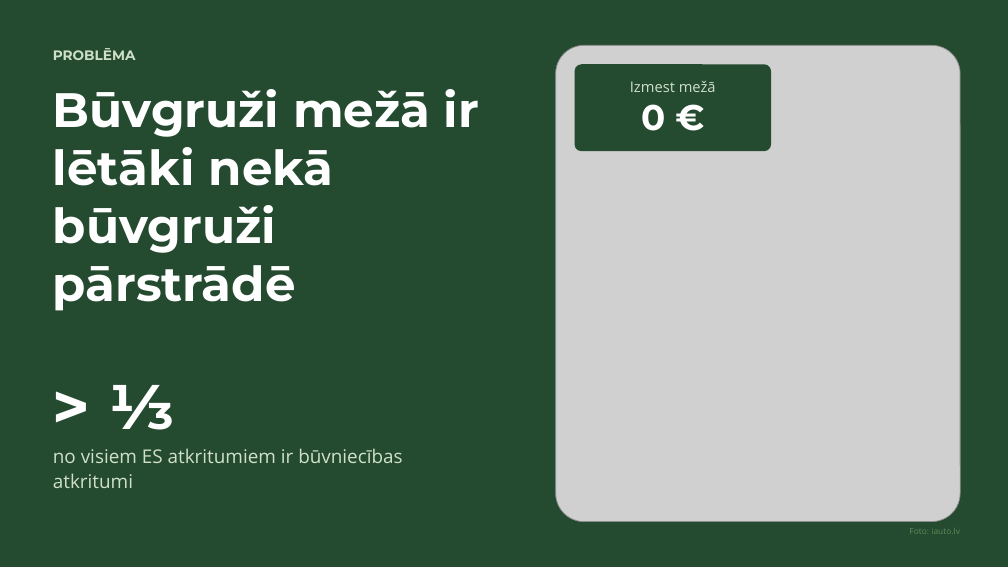
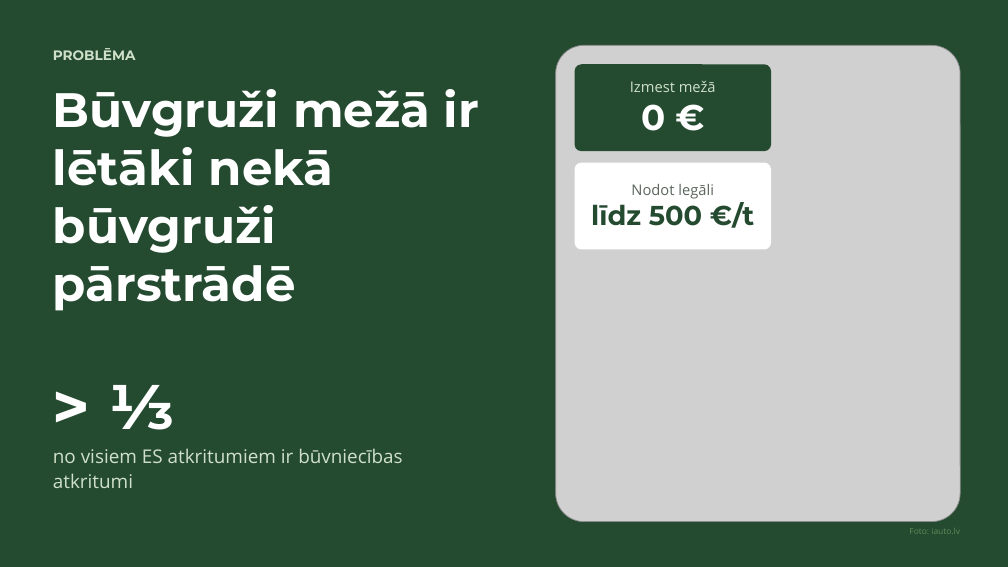
Before and after one commit to cimagustavs/Projekti_majaslapas, a slide deck: slide 1 of hakatons/buvgruzu-birza.pptx. Drawn at 1008x567 pixels with LibreOffice and Linux fonts; fonts in the diff are those of the drawing; grey boxes stand for pictures. Boxes give left, top, right and bottom in pixels: in the first picture for what was removed or moved away, otherwise in the second. Text is boxed around its words. In the diff, an @@ line names an element or a change of style, - is before the commit and + after.

```diff
--- a/hakatons/buvgruzu-birza.pptx
+++ b/hakatons/buvgruzu-birza.pptx
@@ rounded rectangle added at box(575, 163, 771, 250), fill #FFFFFF @@
@@ text added at box(591, 184, 754, 228), 14 pt, text #5B665D @@
+Nodot legāli
+līdz 500 €/t
```
Also in this commit, not shown: 1 other slide changed, 1 slide added, 4 other files.
